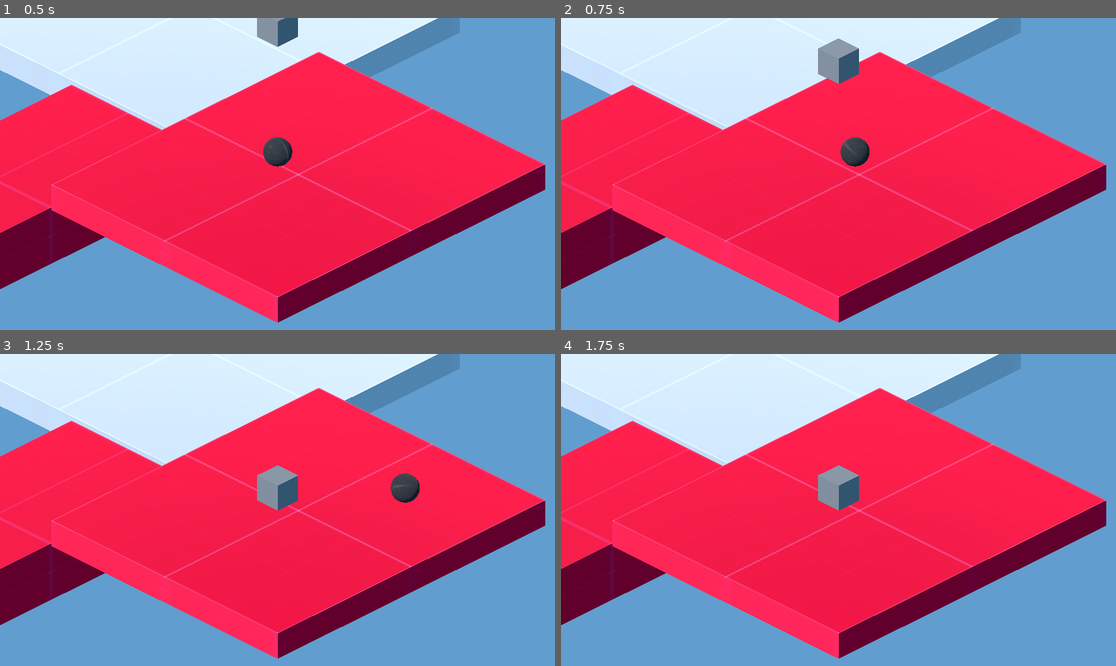
Above: before the commit, frames 1-4 (two rows, left to right).
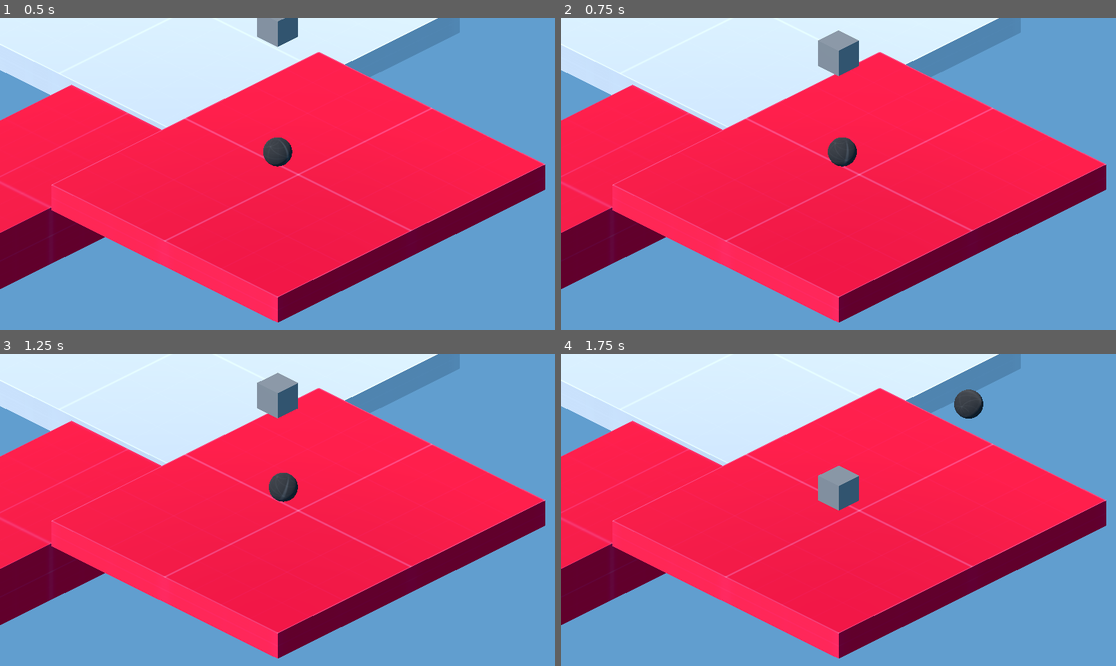
Above: after the commit, the same moments.

Repository: RandomPuddles/Game-Jam
Game: Godot game, scene res://Scenes/Main.tscn
Same seed, same stepped clock (60 frames per second), same inputs: the game is played once before the commit and once after it.
Inputs:
- Up to frame 1 (0.5 s): no input
- Up to frame 2 (0.75 s): hold D (Right) from 0.53 s (still down); hold Shift (Boost) from 0.53 s (still down)
- Up to frame 3 (1.25 s): keep holding D (Right); keep holding Shift (Boost); tap Space (Jump) at 0.77 s; tap R (Resume, bound only before the commit) at 0.8 s
- Up to frame 4 (1.75 s): release D (Right) at 1.28 s; release Shift (Boost) at 1.28 s; hold S (Backward) from 1.28 s (still down); tap R (Resume, bound only before the commit) at 1.35 s; tap Space (Jump) at 1.52 s; tap E (Slow, bound only before the commit) at 1.55 s

Frame 1 is identical in both runs. In frame 2, 0.9% of the frame differs, in the area x 46-56%, y 4-48%; in frame 3, 2.1%, in the area x 46-76%, y 6-51%; in frame 4, 0.4%.

Commit message:
Added time-dilation boost mechanic

Diff:
--- a/game-jam/Code/bounce_area_3d.gd
+++ b/game-jam/Code/bounce_area_3d.gd
@@ -13,7 +13,9 @@
 	pass
 
 func _on_body_entered(body: Node3D):
-	body.physics_material_override.bounce = 20
+	if body.is_in_group("Player"):
+		body.physics_material_override.bounce = 20
 
 func _on_body_exited(body: Node3D):
-	body.physics_material_override.bounce = 0
+	if body.is_in_group("Player"):
+		body.physics_material_override.bounce = 0
--- a/game-jam/Code/marble.gd
+++ b/game-jam/Code/marble.gd
@@ -3,13 +3,15 @@
 @export var move_force: float = 10.0
 var current_move_force: float = 10.0
 @export var max_ang_speed: float = 50.0
-@export var boost_multiple: float = 3.0
 var camera_3d : Camera3D
 @export var jump_force: float = 1.0
 @export var normal_friction: float = 3.15
 @export var ice_friction: float = 0.30
 @export var normal_bounce: float = 0.0
 @export var bounce: float = 20.0
+var boost_charge: float = 1
+@export var boost_charge_max: float = 1.2
+var boosting: bool = false
 
 func _ready():
 	camera_3d = get_tree().current_scene.get_node("Camera3D")
@@ -19,8 +21,25 @@
 	pass
 
 func _physics_process(_delta: float) -> void:
+	# progressively slow time while pressing the Boost buttonsaa
 	if Input.is_action_pressed("Boost"):
-		current_move_force *= boost_multiple
+		boost_charge += 0.1
+		if boost_charge > boost_charge_max:
+			boost_charge = boost_charge_max
+		if Engine.time_scale > 0:
+			Engine.time_scale -= 0.05
+			if Engine.time_scale < 0.0:
+				Engine.time_scale = 0.0
+	# resume time and boost when the Boost button is released
+	if Input.is_action_just_released("Boost"):
+		Engine.time_scale = 1
+		current_move_force *= boost_charge
+		boost_charge = 1
+		var movement_direction = linear_velocity
+		if movement_direction.length() > 0.01:
+			movement_direction = movement_direction.normalized()
+			apply_central_impulse(movement_direction * current_move_force)
+			boosting = true
 	if Input.is_action_pressed("Forward"):
 		apply_torque(camera_3d.global_basis * Vector3(-1, 0, 0) * current_move_force)
 	if Input.is_action_pressed("Backward"):
@@ -35,20 +54,10 @@
 		for body in bodies:
 			if body is CSGBox3D:
 				apply_impulse(Vector3(0, 1, 0) * jump_force)
-	current_move_force = move_force # reset current_move_force back to original move_force after boosting
-
-	# progressively slow time while pressing the Slow button
-	if Input.is_action_pressed("Slow"):
-		if Engine.time_scale > 0:
-			Engine.time_scale -= 0.05
-			if Engine.time_scale < 0:
-				Engine.time_scale = 0
-	# resume time when the Resume button is pressed
-	if Input.is_action_pressed("Resume"):
-		if Engine.time_scale < 1:
-			Engine.time_scale += 0.05
-			if Engine.time_scale > 1:
-				Engine.time_scale = 1
+	if boosting: # allow boost to apply for a frame
+		boosting = false
+	else: # reset current_move_force after a frame of boosting
+		current_move_force = move_force # reset current_move_force back to original move_force after boosting
 
 	# clamp rotational velocity
 	if angular_velocity.length() > max_ang_speed:
--- a/game-jam/project.godot
+++ b/game-jam/project.godot
@@ -57,13 +57,3 @@
 "events": [Object(InputEventKey,"resource_local_to_scene":false,"resource_name":"","device":-1,"window_id":0,"alt_press …(191 unchanged characters)…
 ]
 }
-Slow={
-"deadzone": 0.2,
-"events": [Object(InputEventKey,"resource_local_to_scene":false,"resource_name":"","device":-1,"window_id":0,"alt_pressed":false,"shift_pressed":false,"ctrl_pressed":false,"meta_pressed":false,"pressed":false,"keycode":0,"physical_keycode":69,"key_label":0,"unicode":101,"location":0,"echo":false,"script":null)
-]
-}
-Resume={
-"deadzone": 0.2,
-"events": [Object(InputEventKey,"resource_local_to_scene":false,"resource_name":"","device":-1,"window_id":0,"alt_pressed":false,"shift_pressed":false,"ctrl_pressed":false,"meta_pressed":false,"pressed":false,"keycode":0,"physical_keycode":82,"key_label":0,"unicode":114,"location":0,"echo":false,"script":null)
-]
-}
